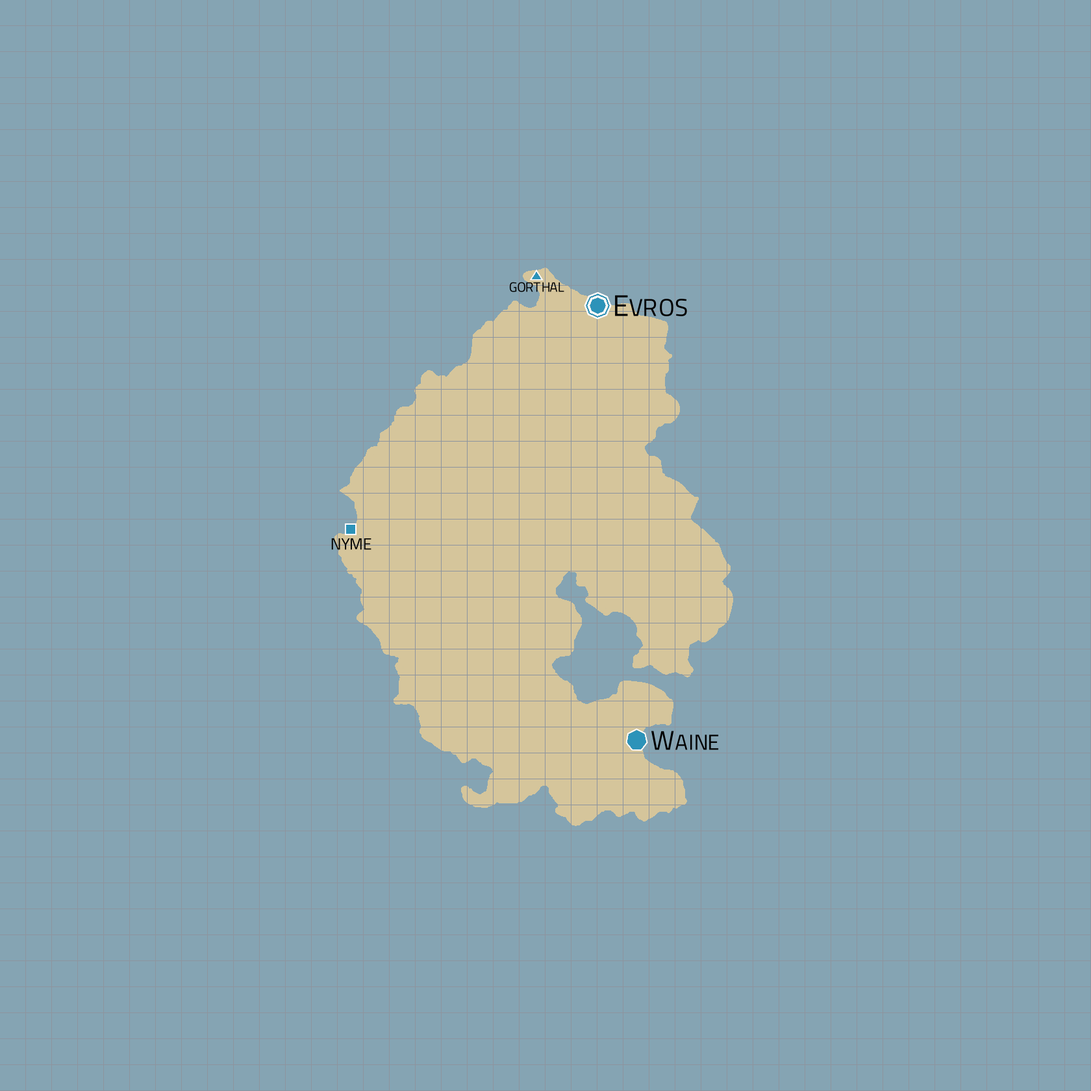
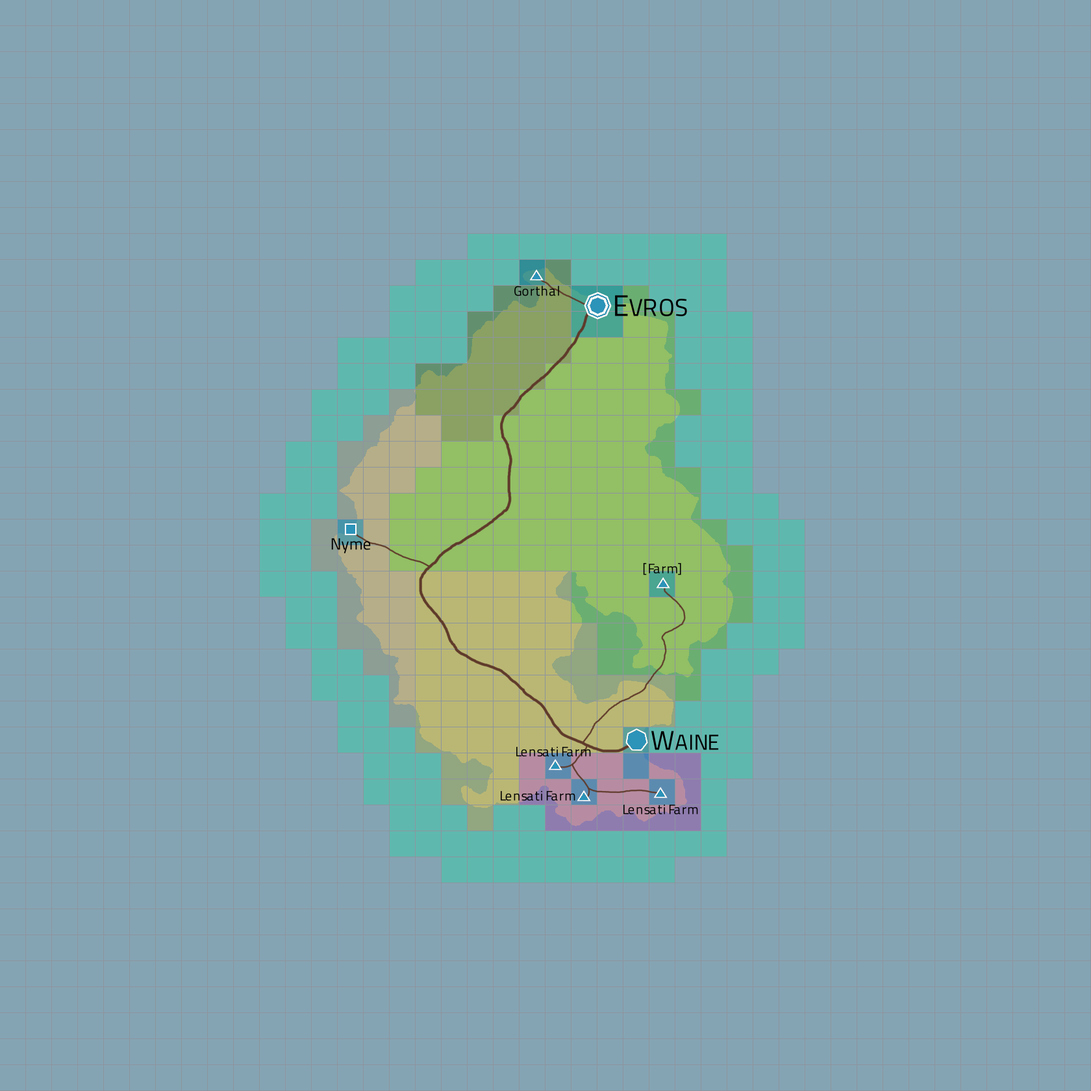
Before/after of a (1091, 1091) layered artwork. What changed in the layer stack:
painted on "Settlements" over [265, 233, 724, 863]
added layer "[Temp] Roads" above "Factions" over [332, 249, 707, 831]
added layer "Factions" (50%) above "Regions" over [259, 233, 805, 883]
added layer "Regions" (50%) above "Grid" over [259, 233, 805, 883]
painted on "Grid" over [259, 233, 805, 883]
painted on "Water" over [259, 233, 805, 883]
